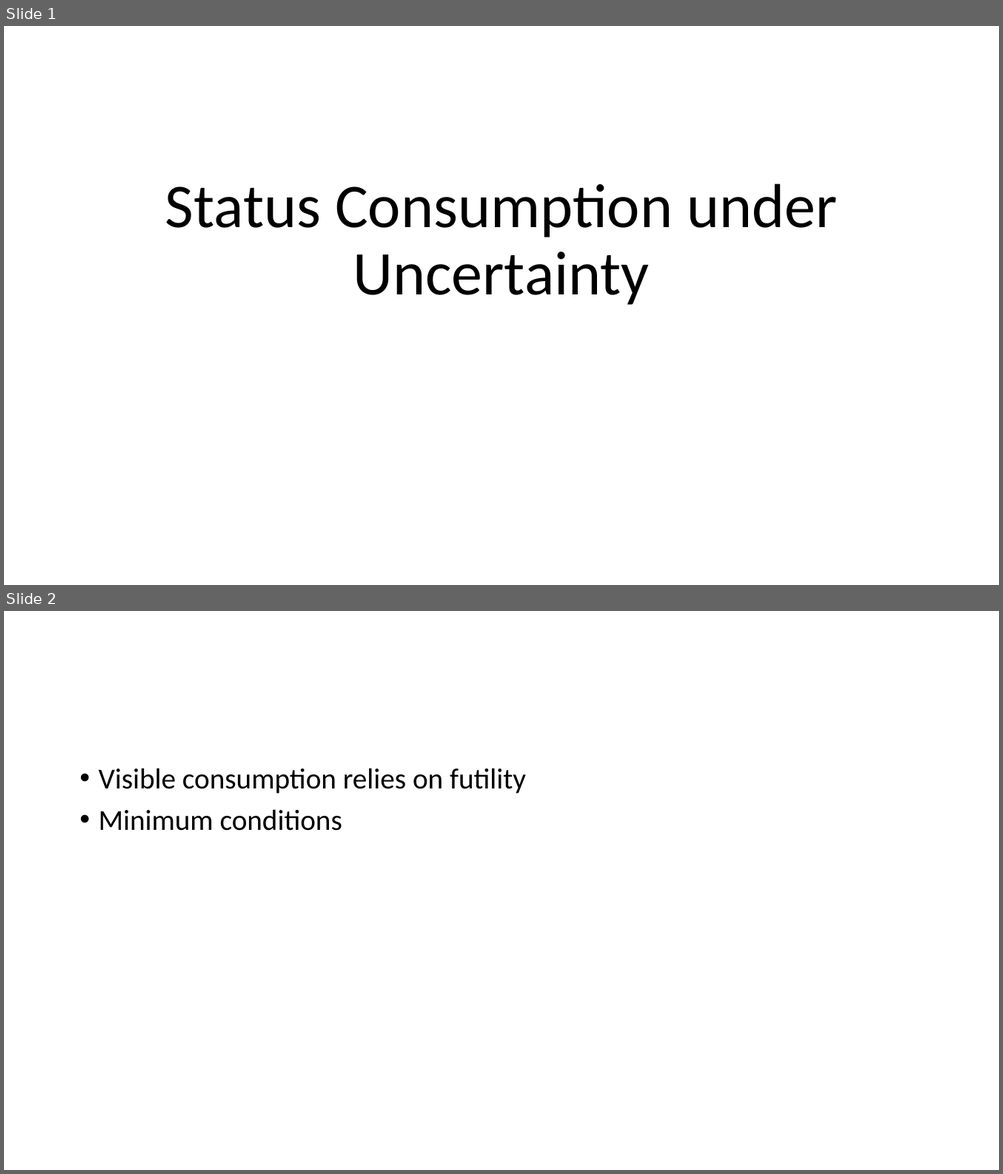
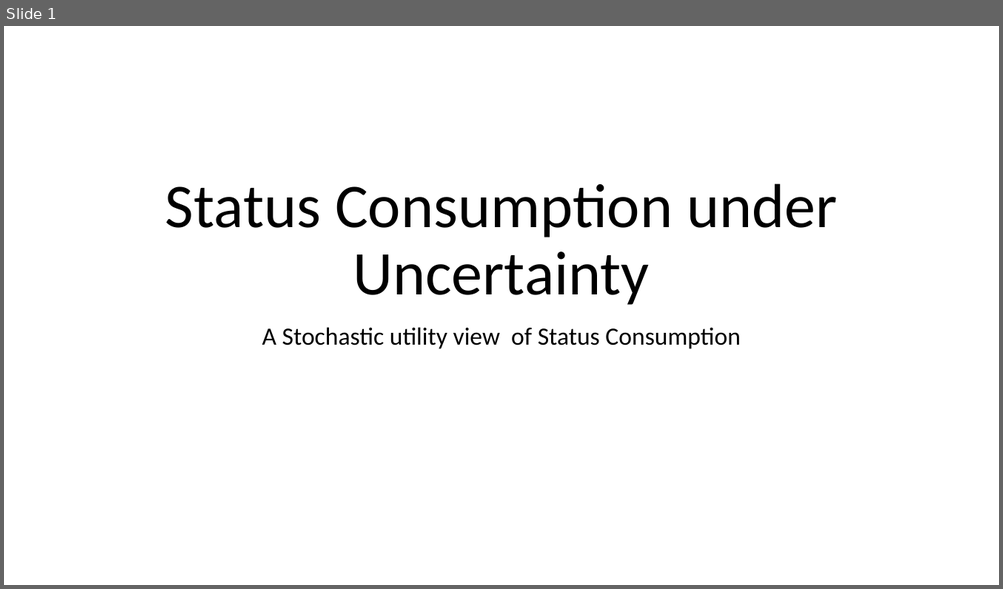
Before and after one commit to anuragr81/research, a slide deck: consumption/presentation_chapter3_1.pptx. Shown one above the other, each under a label of ours: slides 1 and 2 before the commit, slide 1 after it. The pictures are 1003x1174 and 1003x589 pixels, drawn with LibreOffice and Linux fonts; fonts in the diff are those of the drawing. Boxes give left, top, right and bottom in pixels: in the first picture for what was removed or moved away, otherwise in the second. Text is boxed around its words. In the diff, an @@ line names an element or a change of style, - is before the commit and + after.

```diff
--- a/consumption/presentation_chapter3_1.pptx
+++ b/consumption/presentation_chapter3_1.pptx
@@ slide 2 removed at bbox=[4, 611, 999, 1170], background #FFFFFF @@
@@ text removed at bbox=[99, 768, 526, 831] @@
-• Visible consumption relies on futility
-• Minimum conditions
@@ slide 1 changed as well @@
@@ subtitle added at bbox=[262, 327, 740, 349], 24 pt, text #000000 @@
+A Stochastic utility view of Status Consumption
```
Also in this commit, not shown: 1 other slide changed, 5 slides added, 1 other slide removed, 2 other files.
